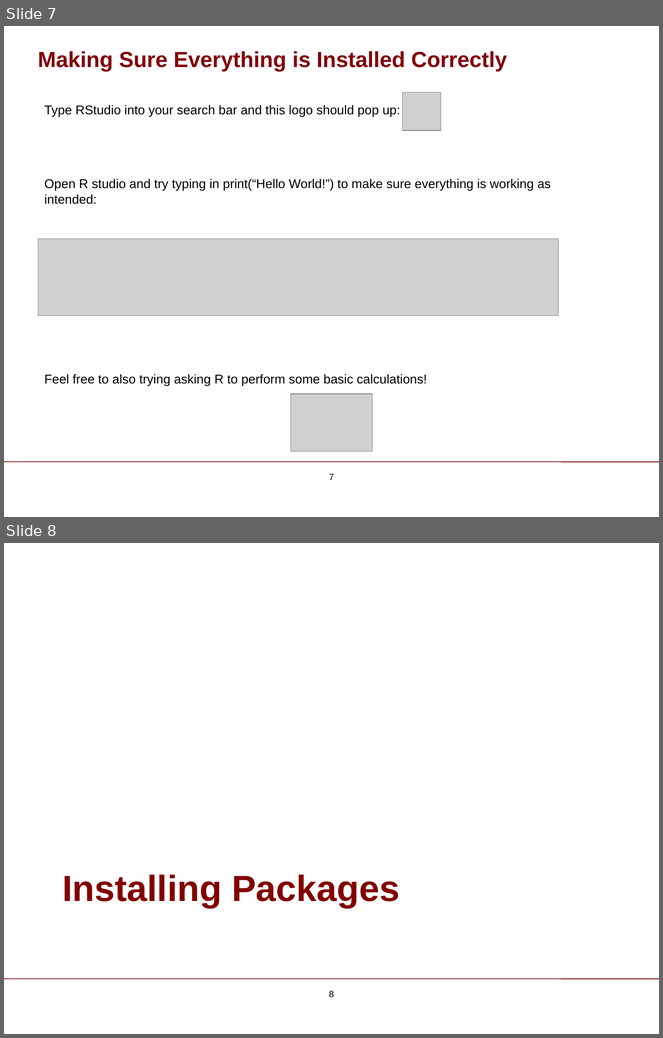
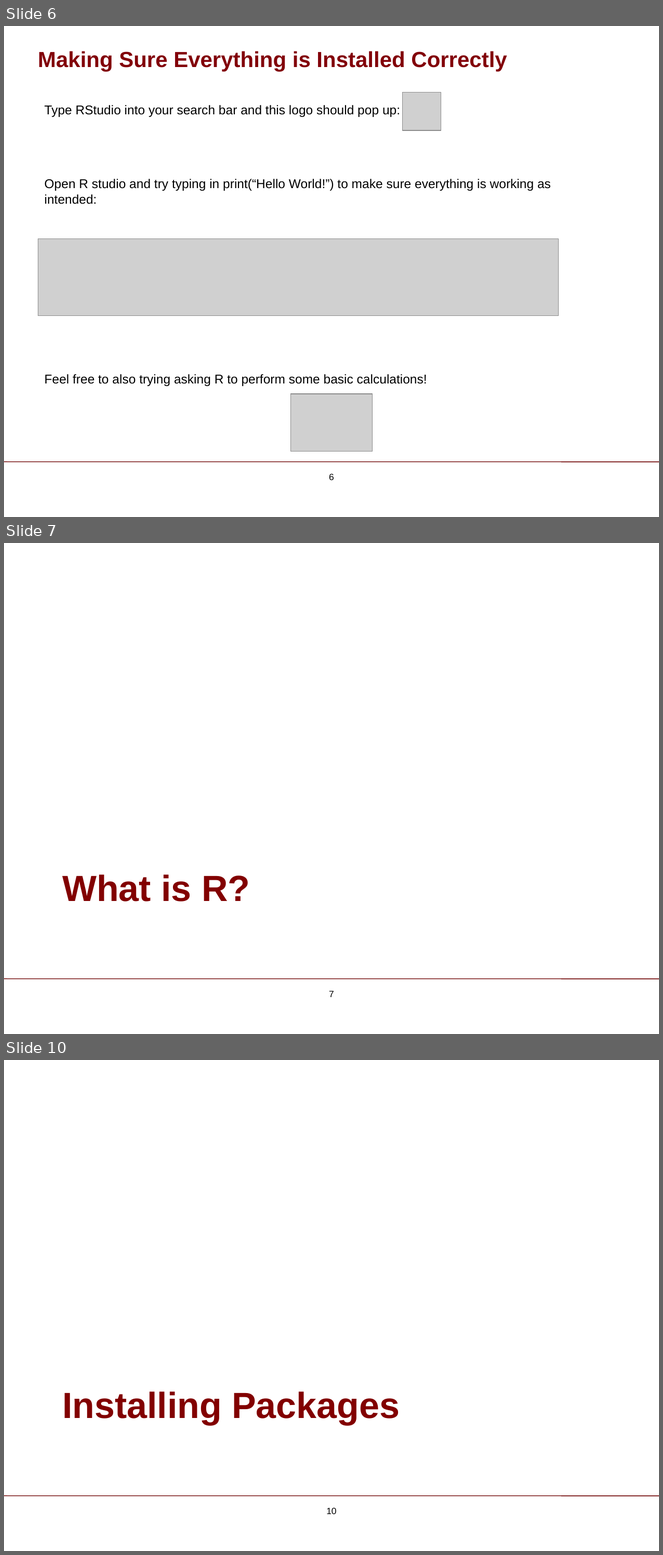
Before and after one commit to ChicagoBoothAnalytics/site, a slide deck: zzz MEDIA/R Basics.pptx. Shown one above the other, each under a label of ours: slides 7 and 8 before the commit, slides 6, 7 and 10 after it; the slides between them are not shown. The pictures are 663x1038 and 663x1555 pixels, drawn with LibreOffice and Linux fonts; fonts in the diff are those of the drawing; grey boxes stand for pictures; background and template pictures are left out. Boxes give left, top, right and bottom in pixels: in the first picture for what was removed or moved away, otherwise in the second. Text is boxed around its words. In the diff, an @@ line names an element or a change of style, - is before the commit and + after.

```diff
--- a/zzz MEDIA/R Basics.pptx
+++ b/zzz MEDIA/R Basics.pptx
@@ slide 7 added at box(4, 543, 659, 1034), background #FFFFFF; not listed: 1 template element that a slide beside it also shows @@
@@ title added at box(62, 875, 250, 902), 40 pt, text #820000, bold @@
+What is R?
@@ page number added at box(329, 991, 334, 997), 10 pt, text #000000 @@
+7
@@ what was slide 7 is now slide 6 @@
@@ page number at box(329, 474, 334, 480): text changed @@
-7
+6
@@ what was slide 8 is now slide 10 @@
@@ page number at box(326, 1508, 336, 1514): text changed @@
-8
+10
```
Also in this commit, not shown: 4 slides changed, 3 other slides added, 1 slide removed.
